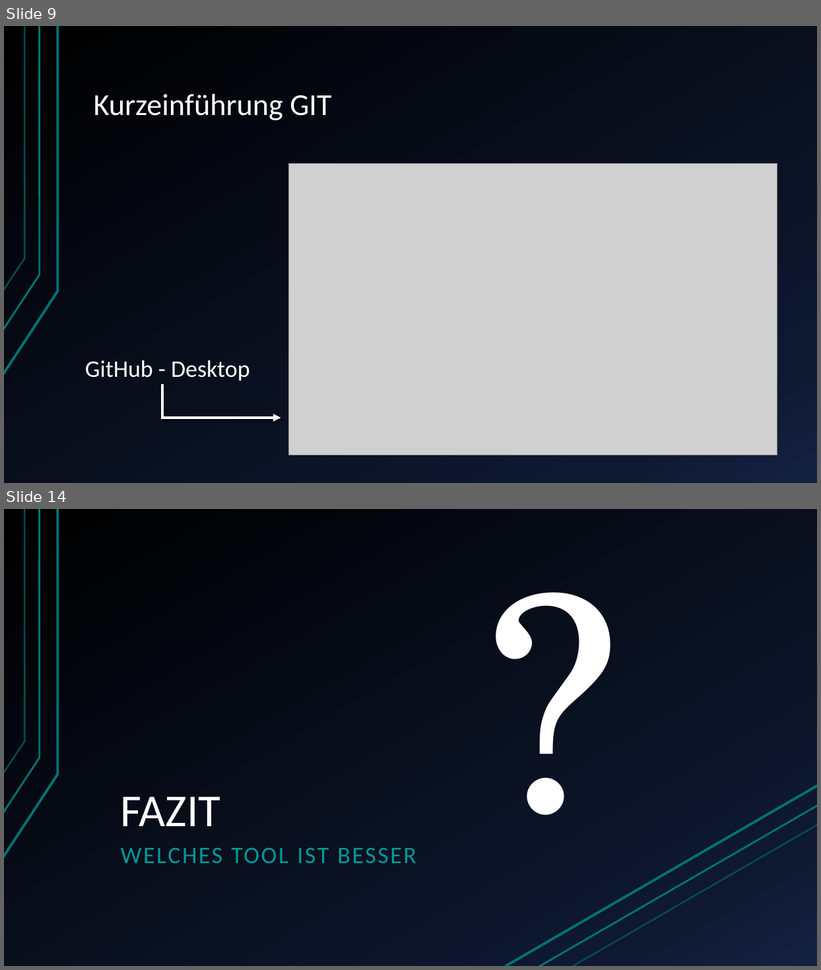
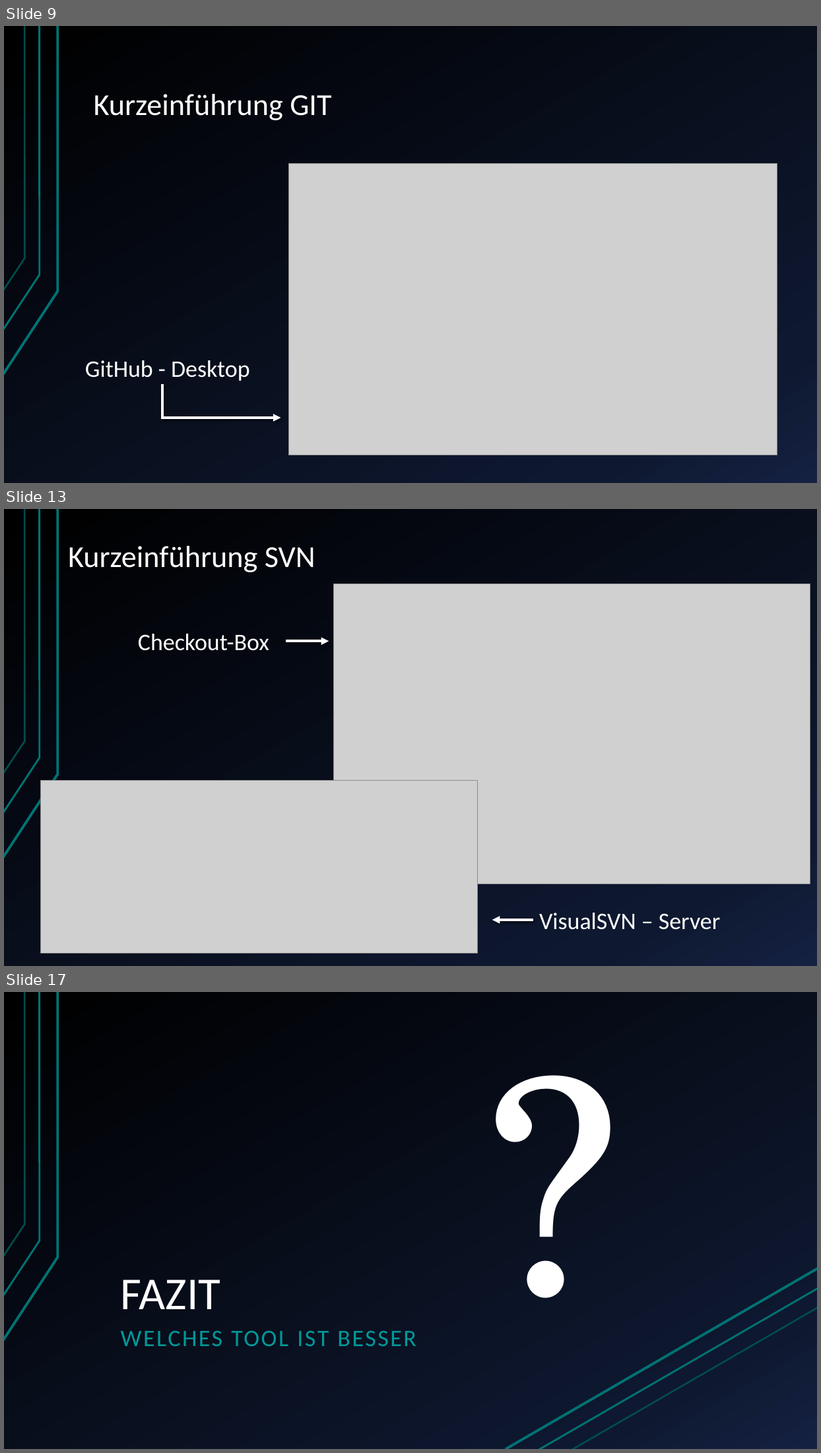
Before and after one commit to dome0157/Vortrag-Versionsmanagement, a slide deck: Versionsmanagement_Präsentation.pptx. Shown one above the other, each under a label of ours: slides 9 and 14 before the commit, slides 9, 13 and 17 after it; the slides between them are not shown. The pictures are 821x970 and 821x1453 pixels, drawn with LibreOffice and Linux fonts; fonts in the diff are those of the drawing; grey boxes stand for pictures. Boxes give left, top, right and bottom in pixels: in the first picture for what was removed or moved away, otherwise in the second. Text is boxed around its words. In the diff, an @@ line names an element or a change of style, - is before the commit and + after.

```diff
--- a/Versionsmanagement_Präsentation.pptx
+++ b/Versionsmanagement_Präsentation.pptx
@@ slide 13 added at (4,509,817,966), background gradient #000000 to #0F1931 to #142242; not listed: 3 template elements that a slide beside it also shows @@
@@ title added at (68,546,316,572), 36 pt, text #FFFFFF @@
+Kurzeinführung SVN
@@ picture added at (333,584,810,885) @@
@@ text added at (138,634,269,651), 28 pt, text #FFFFFF @@
+Checkout-Box
@@ arrow added from (286, 642) to (329, 642), #FFFFFF 3 pt @@
@@ picture added at (40,781,477,954) @@
@@ arrow added from (533, 920) to (492, 920), #FFFFFF 3 pt @@
@@ text added at (539,913,720,930), 28 pt, text #FFFFFF @@
+VisualSVN – Server
@@ what was slide 14 is now slide 17 @@
```
Also in this commit, not shown: 6 slides changed, 2 other slides added, 7 other files.
